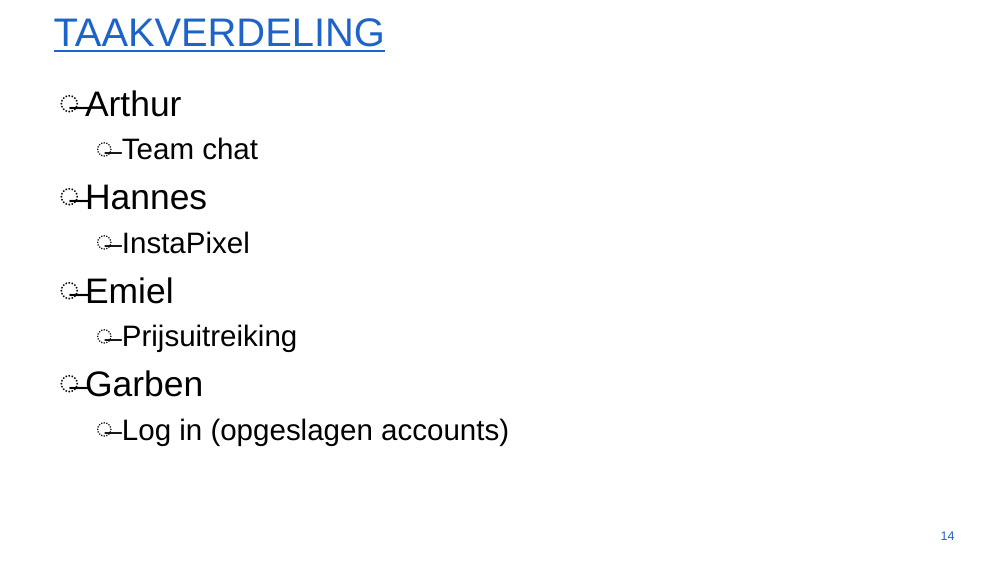
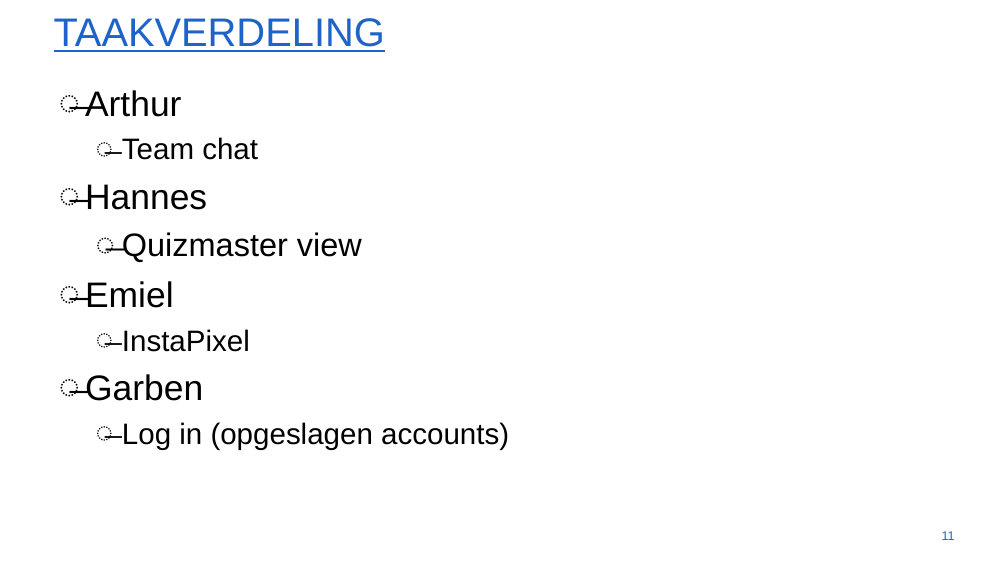
Before and after one commit to gartangh/Software-Development-Project, a slide deck: slide 11 of Sprint_1.pptx (slide 14 before the commit). Drawn at 1008x567 pixels with LibreOffice and Linux fonts; fonts in the diff are those of the drawing; background and template pictures are left out. Boxes give left, top, right and bottom in pixels: in the first picture for what was removed or moved away, otherwise in the second. Text is boxed around its words. In the diff, an @@ line names an element or a change of style, - is before the commit and + after.

```diff
--- a/Sprint_1.pptx
+++ b/Sprint_1.pptx
@@ text at (85,232,362,308): paragraphs added @@
+  ̶ Quizmaster view
+̶ Emiel
@@ text at (85,277,297,352): paragraphs removed @@
-̶ Emiel
-  ̶ Prijsuitreiking
@@ page number at (942,531,955,540): text changed @@
-14
+11
```
Also in this commit, not shown: 2 other slides changed, 3 slides removed.
